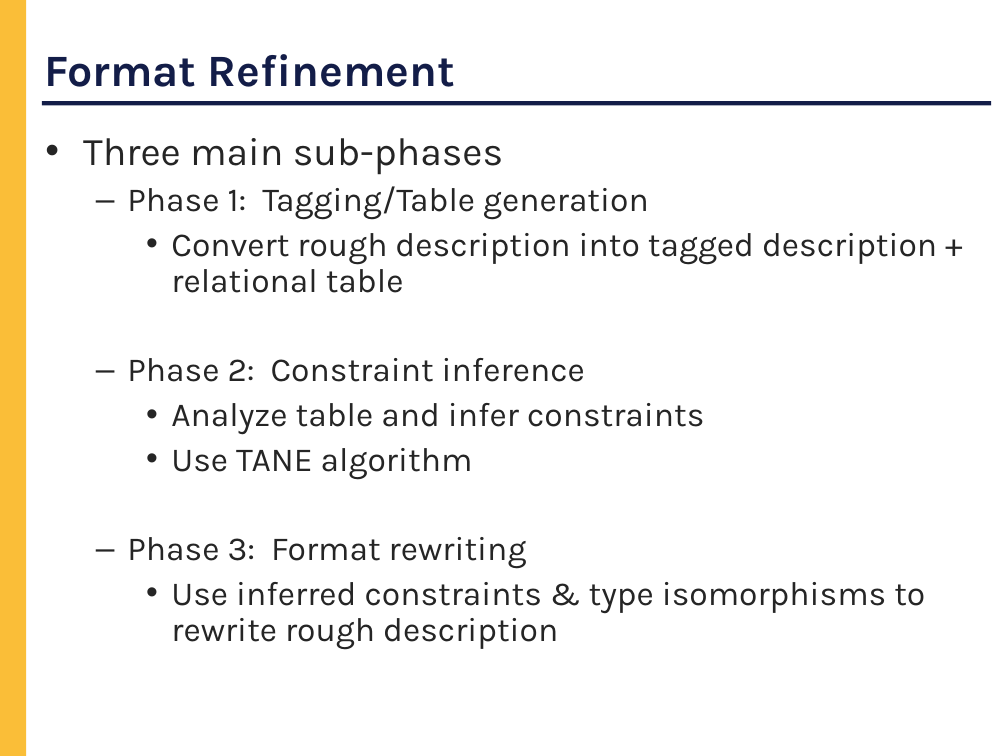
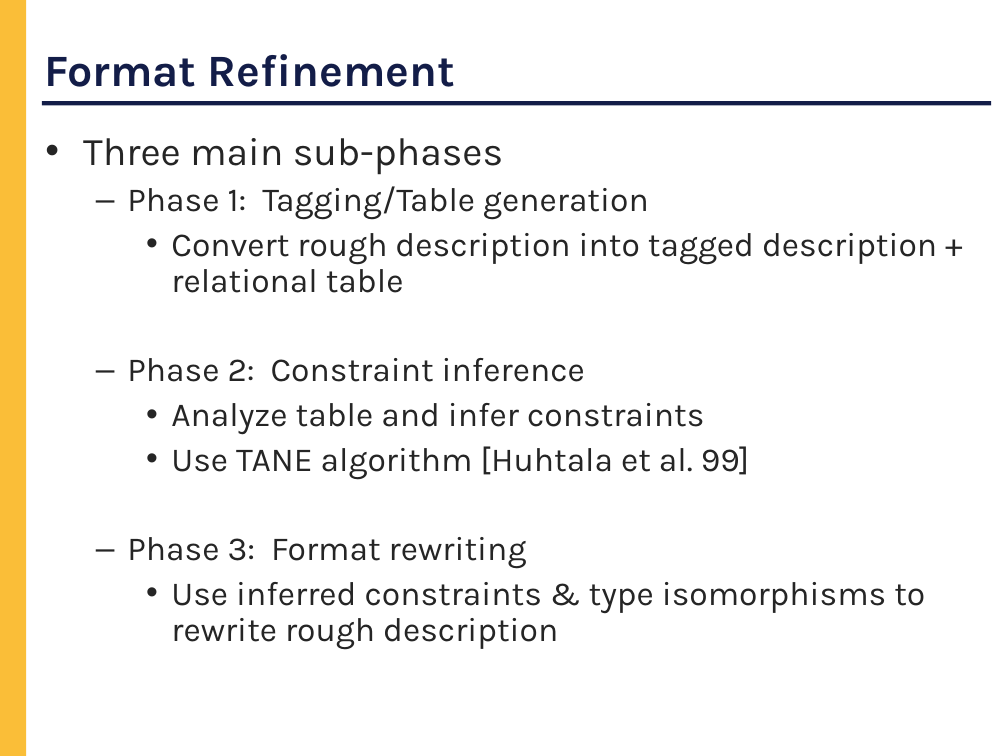
Before and after one commit to cornell-pl/forest, a slide deck: slide 27 of pads/Notes/DARPA/Kickoff.ppt (slide 28 before the commit). Drawn at 1008x756 pixels with LibreOffice and Linux fonts; fonts in the diff are those of the drawing. Boxes give left, top, right and bottom in pixels: in the first picture for what was removed or moved away, otherwise in the second. Text is boxed around its words. In the diff, an @@ line names an element or a change of style, - is before the commit and + after.

```diff
--- a/pads/Notes/DARPA/Kickoff.ppt
+++ b/pads/Notes/DARPA/Kickoff.ppt
@@ text at bbox=[171, 446, 750, 479]: text changed @@
-    • Use TANE algorithm
+    • Use TANE algorithm [Huhtala et al. 99]
```
Also in this commit, not shown: 10 other slides changed, 3 slides added, 3 slides removed.
